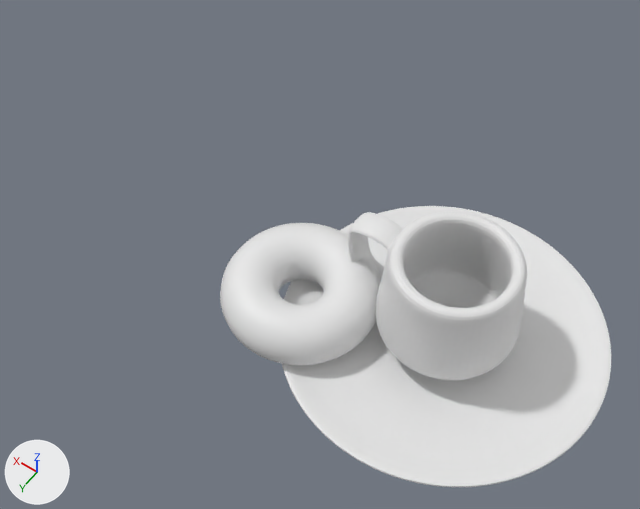
What one commit did to the Blender file donut-2026/donut-tut2026-8.blend.
Rendered twice from a 50 mm lens placed at (-1.014, 0.904, 1.331), pointed at (-0.407, 0.054, -0.005). Every picture has the same lights, and +X, +Y and +Z are marked at lower left. The picture after the commit comes second.

In view in the first picture: 'Circle', 'Cup', 'Donut'.
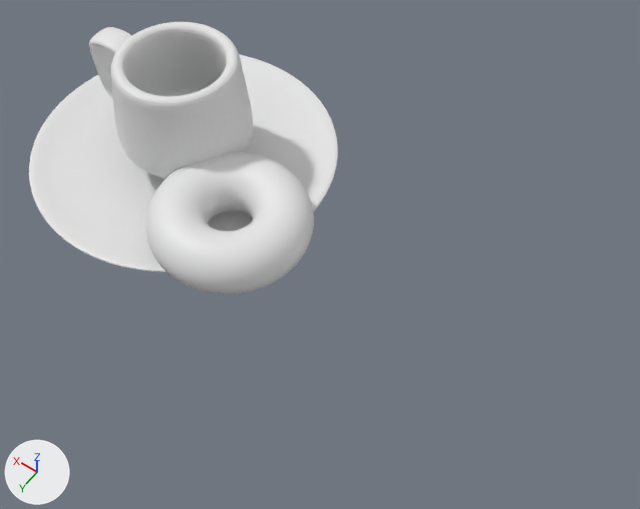
Commit message: repositioned donut for staging

What differs and where, as boxes (x1, y1, x2, y2) in the pictures (640 x 509 px):
'Circle', moved
    before: (282, 206, 611, 487)
    after: (29, 55, 338, 272)
'Cup', moved
    before: (348, 211, 527, 380)
    after: (89, 22, 253, 180)
'Donut', moved
    before: (220, 223, 381, 365)
    after: (146, 152, 314, 294)

What the commit changed:
Object 'Donut' (ob_donut) moves from (-0.562, 0.104, 0.133) to (-0.413, 0.123, 0.262).
Object 'Cup' (ob_cup) moves from (-0.663, 0.003, -0.002) to (-0.04, 0.003, 0.138).
Object 'Circle' (ob_circle) moves from (-0.662, 0.003, -0.144) to (-0.026, 0.003, -0.025).
